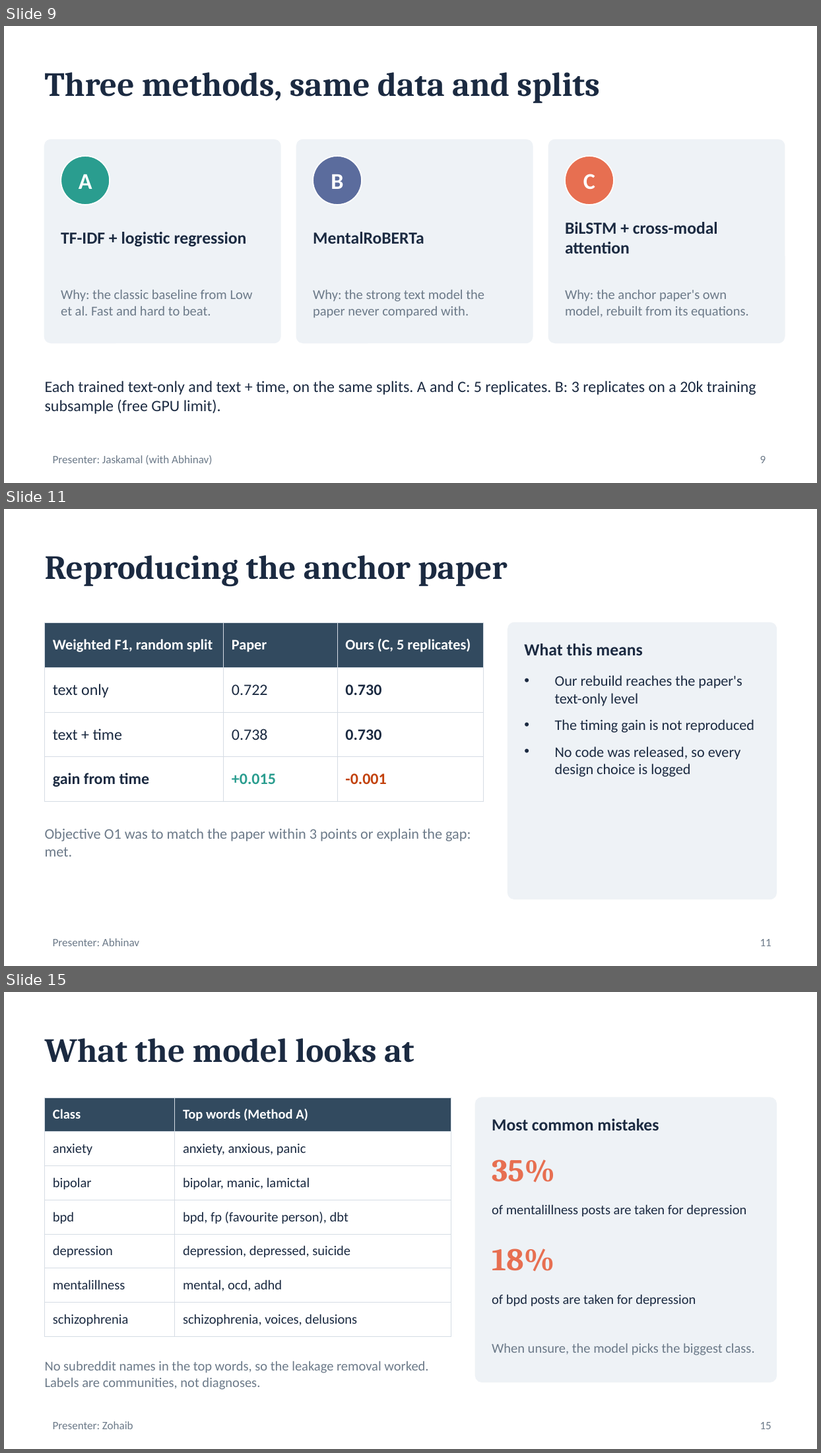
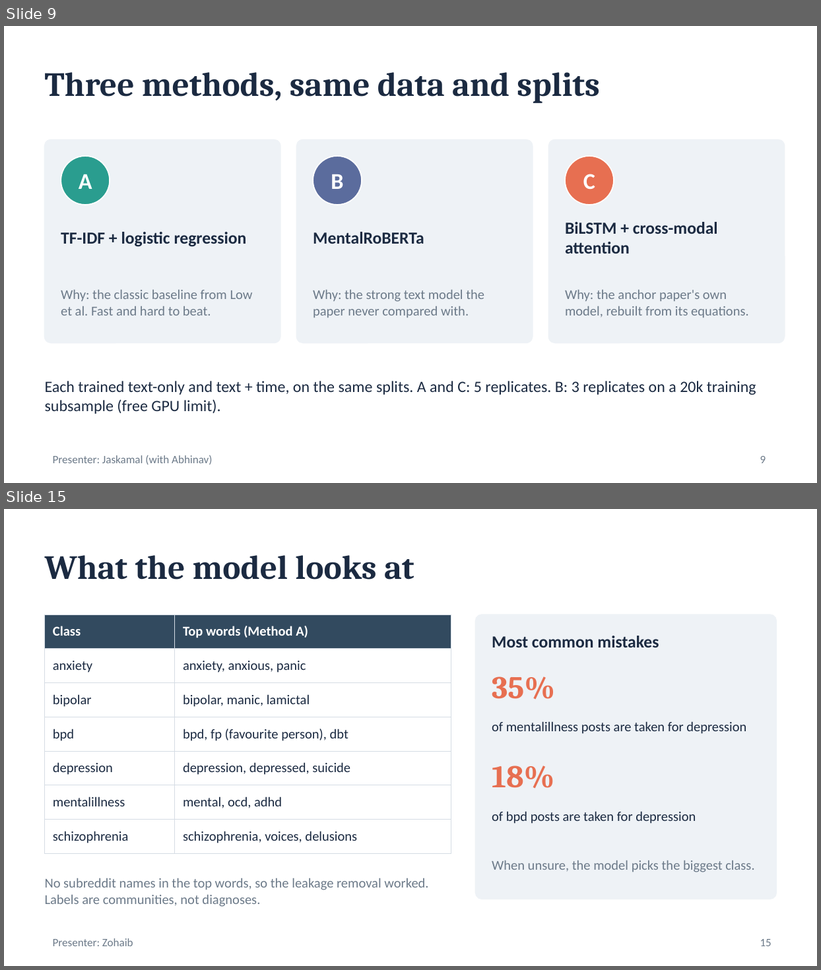
Before and after one commit to Abhinavxox/reddit-mental-health-timing, a slide deck: slides/Phase1_Timing_Matters.pptx. Shown one above the other, each under a label of ours: slides 9, 11 and 15 before the commit, slides 9 and 15 after it; the slides between them are not shown. The pictures are 821x1453 and 821x970 pixels, drawn with LibreOffice and Linux fonts; fonts in the diff are those of the drawing. Boxes give left, top, right and bottom in pixels: in the first picture for what was removed or moved away, otherwise in the second. Text is boxed around its words. In the diff, an @@ line names an element or a change of style, - is before the commit and + after.

```diff
--- a/slides/Phase1_Timing_Matters.pptx
+++ b/slides/Phase1_Timing_Matters.pptx
@@ slide 11 removed at bbox=[4, 509, 817, 966], background #FFFFFF @@
@@ title removed at bbox=[45, 555, 507, 587] @@
-Reproducing the anchor paper
@@ table removed at bbox=[45, 623, 484, 789], 4 rows, 3 columns @@
-Weighted F1, random split | Paper | Ours (C, 5 replicates)
-text only | 0.722 | 0.730
-text + time | 0.738 | 0.730
-gain from time | +0.015 | -0.001
@@ rounded rectangle removed at bbox=[508, 623, 776, 899] @@
@@ text removed at bbox=[524, 644, 642, 656] @@
-What this means
@@ text removed at bbox=[555, 675, 755, 777] @@
-• Our rebuild reaches the paper's text-only level
-• The timing gain is not reproduced
-• No code was released, so every design choice is logged
@@ text removed at bbox=[45, 828, 471, 857] @@
-Objective O1 was to match the paper within 3 points or explain the gap: met.
@@ text removed at bbox=[53, 939, 139, 947] @@
-Presenter: Abhinav
@@ page number removed at bbox=[760, 939, 772, 947] @@
-11
```
Also in this commit, not shown: 7 slides changed, 1 slide added, 6 other files.
